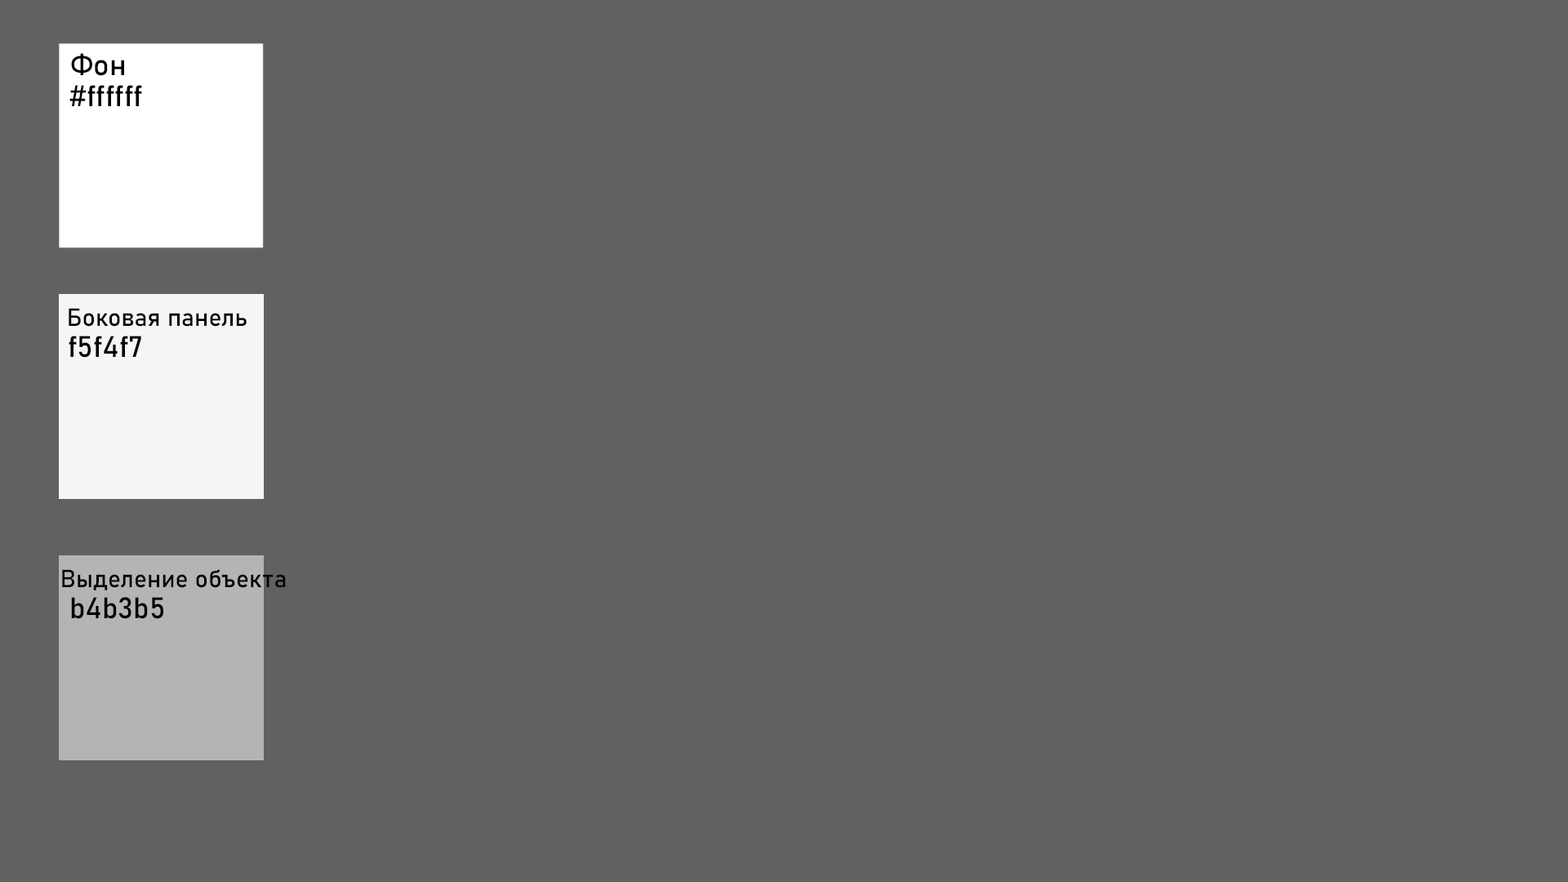
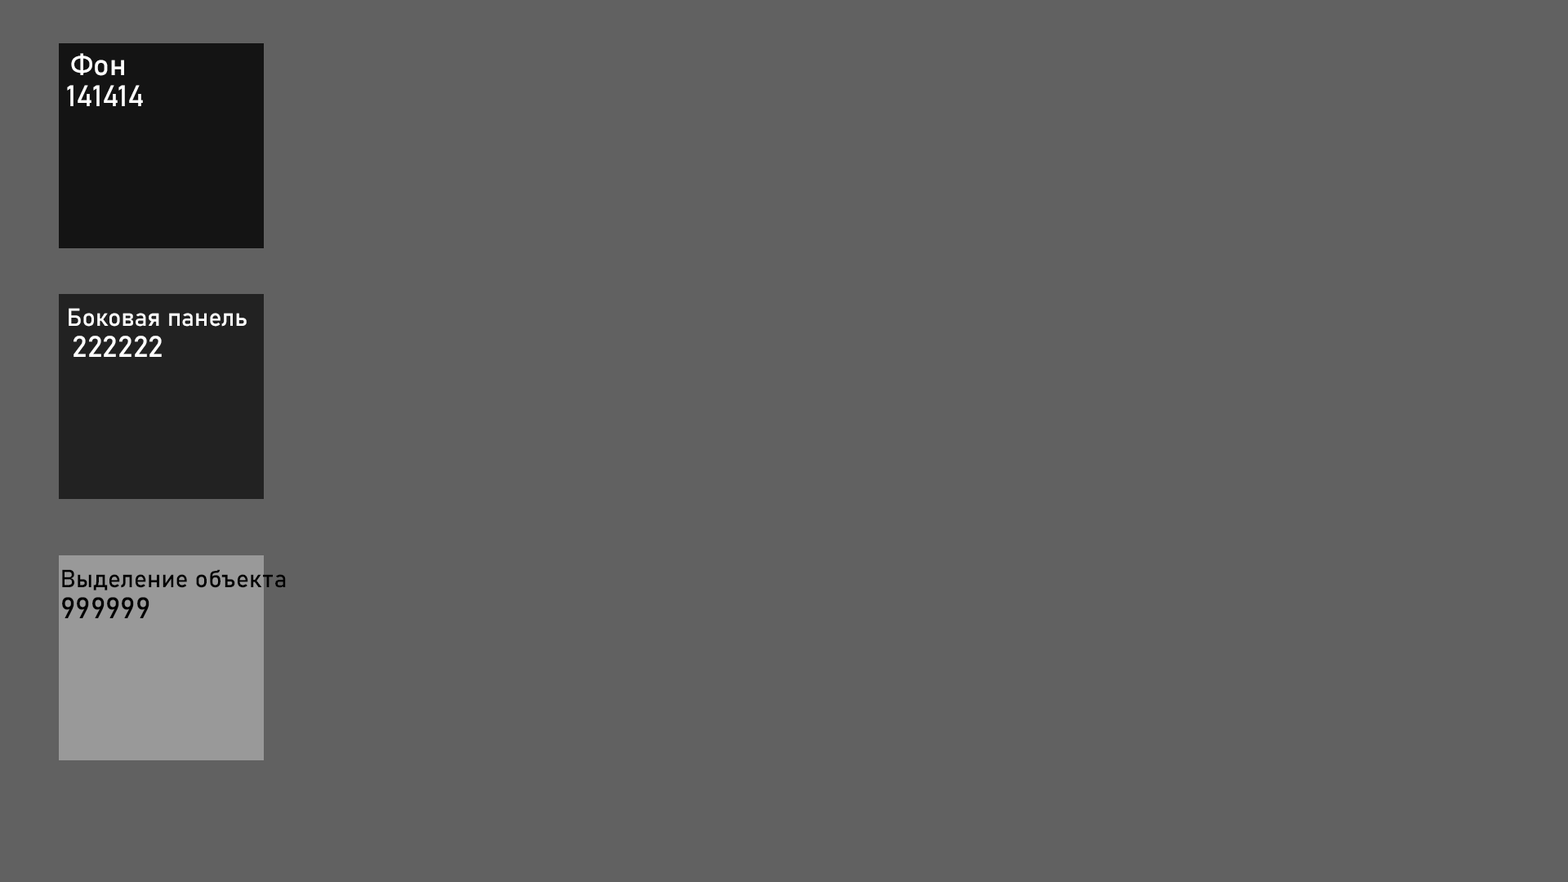
Before/after of a 1568 x 882 layered artwork. What changed in the layer stack:
hid group "Светлая тема" (62 layers) over box(58, 43, 264, 761)
painted on "Цвет" (3rd of 30, in "Светлая тема" › "Цвета" › "Цвет 3") over box(71, 596, 164, 620)
painted on "Цвет 1" (4th of 32, in "Светлая тема" › "Цвета" › "Цвет 3") over box(58, 555, 264, 761)
added group "Тёмная тема" with 62 layers over box(58, 43, 264, 761)
added group "Цвета" (2nd of 2, in "Тёмная тема") with 60 layers in group "Тёмная тема" over box(58, 43, 264, 761)
added group "Цвет 1" (17th of 32, in "Тёмная тема" › "Цвета") with 3 layers in group "Цвета" over box(58, 43, 264, 249)
added layer "Цвет" (16th of 30, in "Тёмная тема" › "Цвета" › "Цвет 1") in group "Цвет 1" over box(66, 84, 143, 107)
added layer "Цвет 1" (18th of 32, in "Тёмная тема" › "Цвета" › "Цвет 1") in group "Цвет 1" over box(58, 43, 264, 249)
added group "Цвет 2" (2nd of 2, in "Тёмная тема" › "Цвета") with 3 layers in group "Цвета" over box(58, 294, 264, 499)
added layer "Цвет" (17th of 30, in "Тёмная тема" › "Цвета" › "Цвет 2") in group "Цвет 2" over box(73, 335, 162, 357)
added layer "Боковая панель" (2nd of 2, in "Тёмная тема" › "Цвета" › "Цвет 2") in group "Цвет 2" over box(68, 307, 247, 327)
added layer "Цвет 1" (19th of 32, in "Тёмная тема" › "Цвета" › "Цвет 2") in group "Цвет 2" over box(58, 294, 264, 499)
added group "Цвет 3" (2nd of 2, in "Тёмная тема" › "Цвета") with 3 layers in group "Цвета" over box(58, 555, 264, 761)
added layer "Цвет" (18th of 30, in "Тёмная тема" › "Цвета" › "Цвет 3") in group "Цвет 3" over box(62, 596, 150, 619)
added layer "Фон" (17th of 30, in "Тёмная тема" › "Цвета" › "Цвет 3") in group "Цвет 3" over box(62, 569, 264, 591)
added layer "Цвет 1" (20th of 32, in "Тёмная тема" › "Цвета" › "Цвет 3") in group "Цвет 3" over box(58, 555, 264, 761)
added layer "Фон" (30th of 30, in "Тёмная тема") in group "Тёмная тема" over box(58, 43, 264, 761)
…and 1 more changes (1 added)